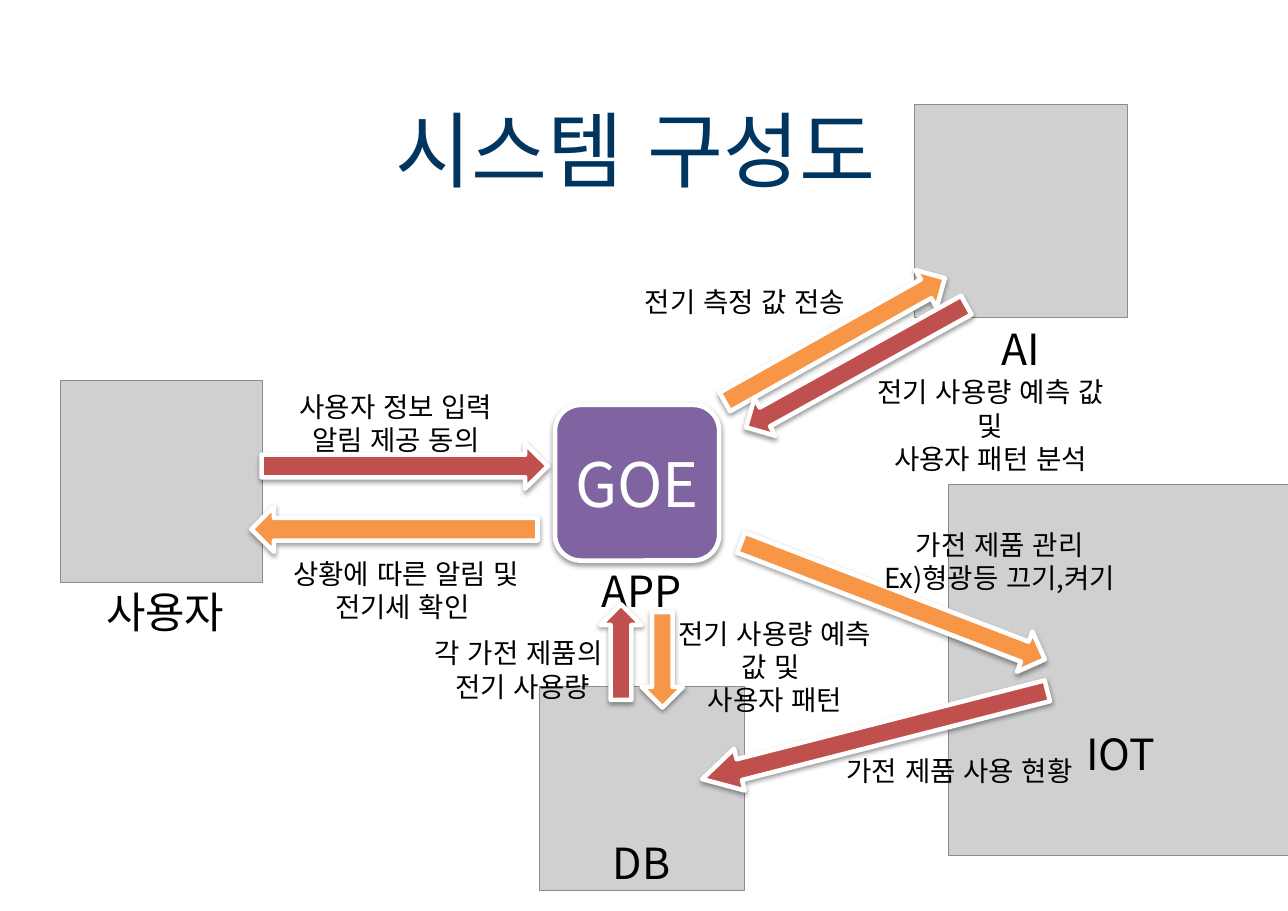
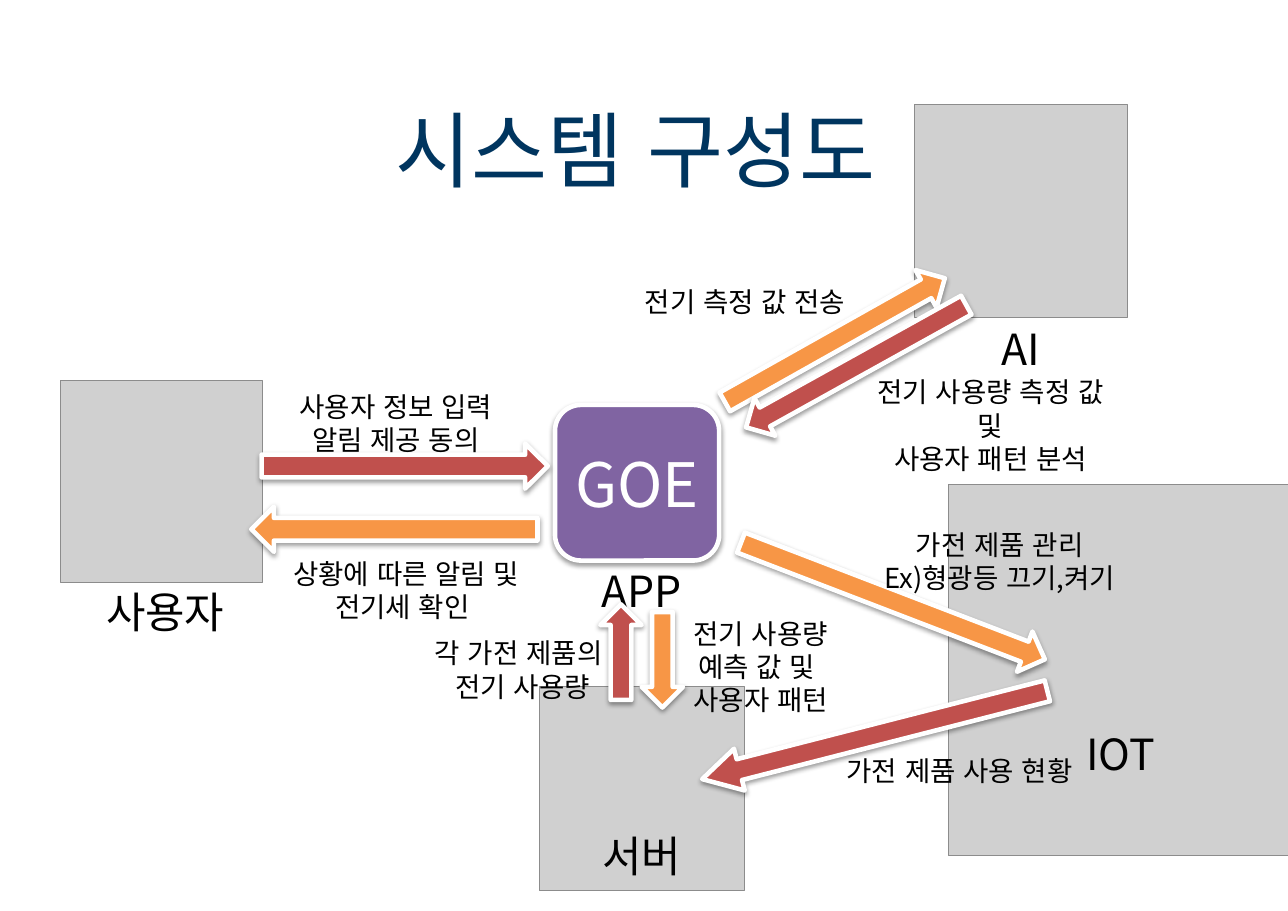
Before and after one commit to Nam-SW/GOE, a slide deck: slide 9 of documents/KDN 발표 자료.pptx. Drawn at 1288x911 pixels with LibreOffice and Linux fonts; fonts in the diff are those of the drawing; grey boxes stand for pictures; background and template pictures are left out. Boxes give left, top, right and bottom in pixels: in the first picture for what was removed or moved away, otherwise in the second. Text is boxed around its words. In the diff, an @@ line names an element or a change of style, - is before the commit and + after.

```diff
--- a/documents/KDN 발표 자료.pptx
+++ b/documents/KDN 발표 자료.pptx
@@ text at (878,379,1103,438): text changed @@
-전기 사용량 예측 값 및
+전기 사용량 측정 값 및
@@ text "전기 사용량 예측 값 및" rewrapped from (678,621,872,718) to (693,621,828,718) @@
@@ text at (602,836,681,876): text changed @@
-DB
+서버
```
Also in this commit, not shown: 5 other slides changed.
